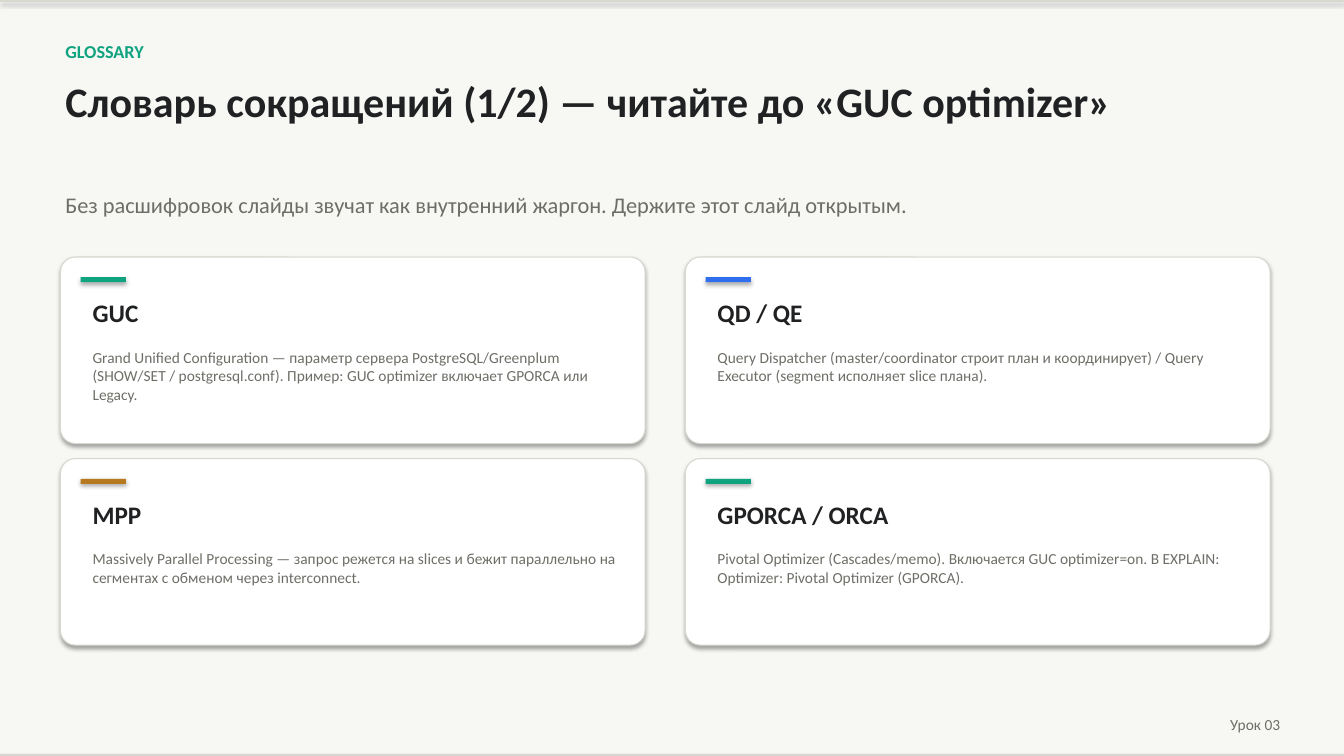
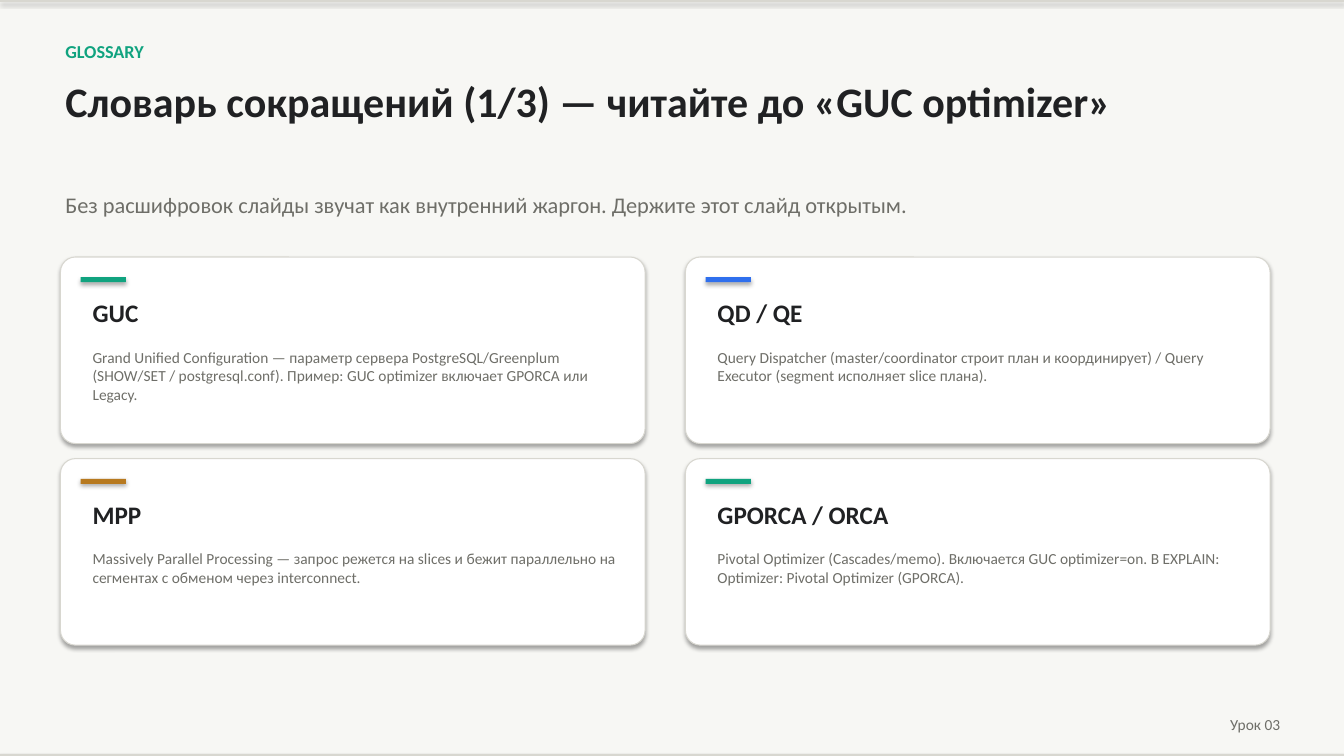
Before and after one commit to PaulKov/de-mentor, a slide deck: slide 2 of artifacts/greenplum-query-tuning-theory.pptx. Drawn at 1344x756 pixels with LibreOffice and Linux fonts; fonts in the diff are those of the drawing. Boxes give left, top, right and bottom in pixels: in the first picture for what was removed or moved away, otherwise in the second. Text is boxed around its words. In the diff, an @@ line names an element or a change of style, - is before the commit and + after.

```diff
--- a/artifacts/greenplum-query-tuning-theory.pptx
+++ b/artifacts/greenplum-query-tuning-theory.pptx
@@ text at box(65, 86, 1110, 124): text changed @@
-Словарь сокращений (1/2) — читайте до «GUC optimizer»
+Словарь сокращений (1/3) — читайте до «GUC optimizer»
```
Also in this commit, not shown: 1 other slide changed, 3 slides added, 19 other files.
